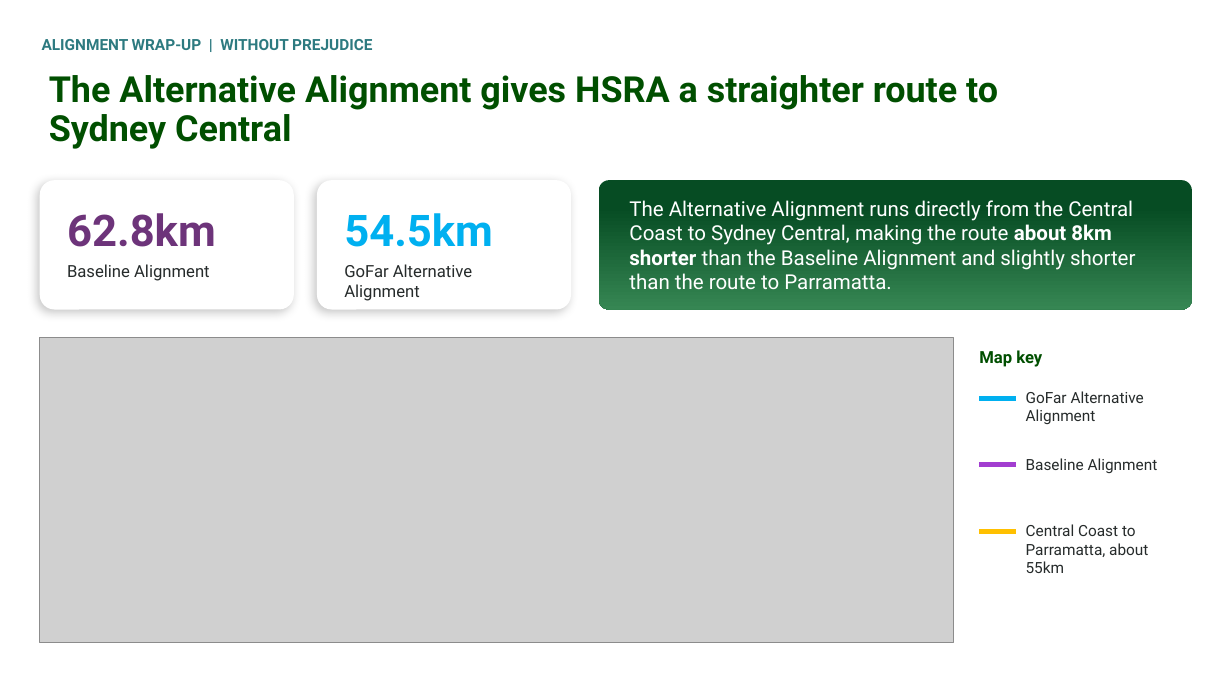
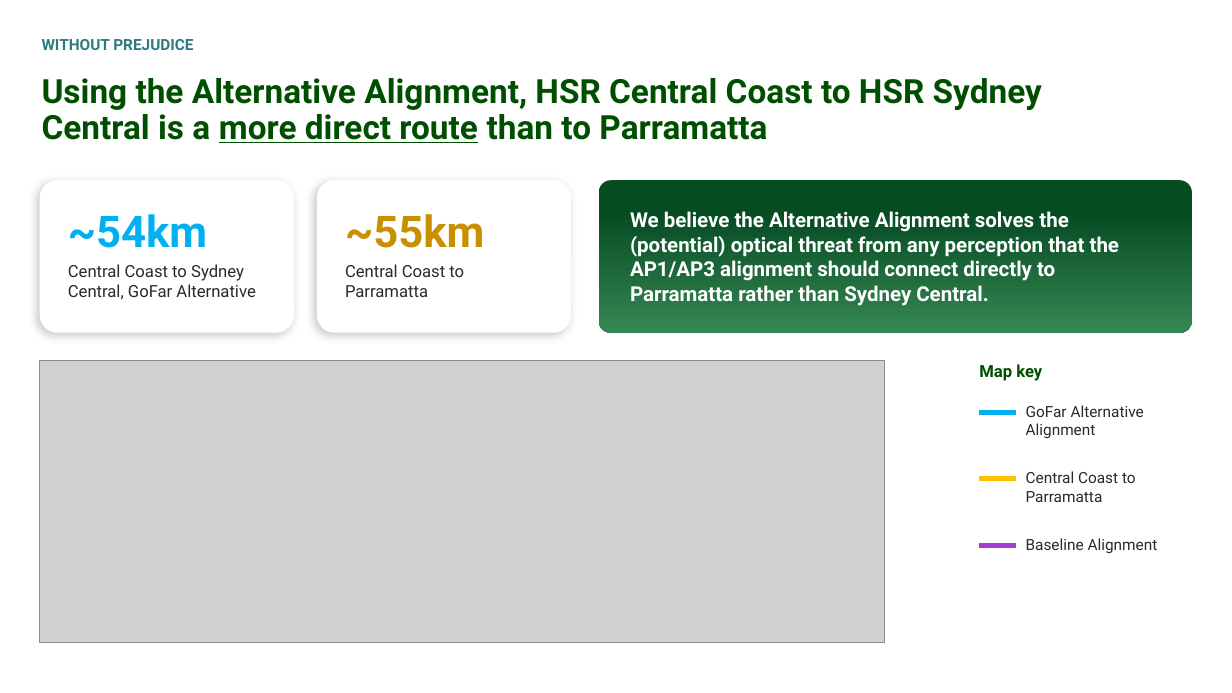
Before and after one commit to alyciawolf02/claude, a slide deck: slide 5 of Protecting_HSRA_Sydney_Central_Alignment_v2.pptx. Drawn at 1232x693 pixels with LibreOffice and Linux fonts; fonts in the diff are those of the drawing; grey boxes stand for pictures; background and template pictures are left out. Boxes give left, top, right and bottom in pixels: in the first picture for what was removed or moved away, otherwise in the second. Text is boxed around its words. In the diff, an @@ line names an element or a change of style, - is before the commit and + after.

```diff
--- a/Protecting_HSRA_Sydney_Central_Alignment_v2.pptx
+++ b/Protecting_HSRA_Sydney_Central_Alignment_v2.pptx
@@ text at (x1=42, y1=39, x2=193, y2=50): text changed @@
-ALIGNMENT WRAP-UP | WITHOUT PREJUDICE
+WITHOUT PREJUDICE
@@ text at (x1=42, y1=78, x2=1042, y2=143): text changed; size 28 to 26 pt @@
-The Alternative Alignment gives HSRA a straighter route to Sydney Central
+Using the Alternative Alignment, HSR Central Coast to HSR Sydney Central is a more direct route than to Parramatta
@@ rounded rectangle "~54km" resized from (x1=40, y1=180, x2=294, y2=310) to (x1=40, y1=180, x2=294, y2=333) @@
@@ rounded rectangle "~55km" resized from (x1=317, y1=180, x2=571, y2=310) to (x1=317, y1=180, x2=571, y2=333) @@
@@ rounded rectangle "We believe the Alternative Alignment ..." resized from (x1=599, y1=180, x2=1192, y2=310) to (x1=599, y1=180, x2=1192, y2=333) @@
@@ text in rounded rectangle at (x1=68, y1=214, x2=255, y2=299): text changed @@
-62.8km
-Baseline Alignment
+~54km
+Central Coast to Sydney Central, GoFar Alternative
@@ text in rounded rectangle at (x1=345, y1=214, x2=484, y2=297): text changed @@
-54.5km
-GoFar Alternative Alignment
+~55km
+Central Coast to Parramatta
@@ text in rounded rectangle at (x1=630, y1=211, x2=1119, y2=306): text changed; bold on @@
-The Alternative Alignment runs directly from the Central Coast to Sydney Central, making the route about 8km shorter than the Baseline Alignment and slightly shorter than the route to Parramatta.
+We believe the Alternative Alignment solves the (potential) optical threat from any perception that the AP1/AP3 alignment should connect directly to Parramatta rather than Sydney Central.
@@ picture resized from (x1=40, y1=337, x2=954, y2=642) to (x1=40, y1=360, x2=884, y2=642) @@
@@ line (980, 479) - (1017, 479): stroke #A23DD0 4 pt to #FFC000 4 pt @@
@@ text at (x1=1026, y1=471, x2=1136, y2=502): text changed @@
-Central Coast to Parramatta, about 55km
+Central Coast to Parramatta
@@ text "Baseline Alignment" moved from (x1=1026, y1=458, x2=1158, y2=473) to (x1=1026, y1=538, x2=1158, y2=553) @@
@@ 3 lines, 2 texts moved together from (x1=979, y1=350, x2=1144, y2=531) to (x1=979, y1=364, x2=1144, y2=545) @@
@@ line (980, 545) - (1017, 545): stroke #FFC000 4 pt to #A23DD0 4 pt @@
```
Also in this commit, not shown: 4 other slides changed.
